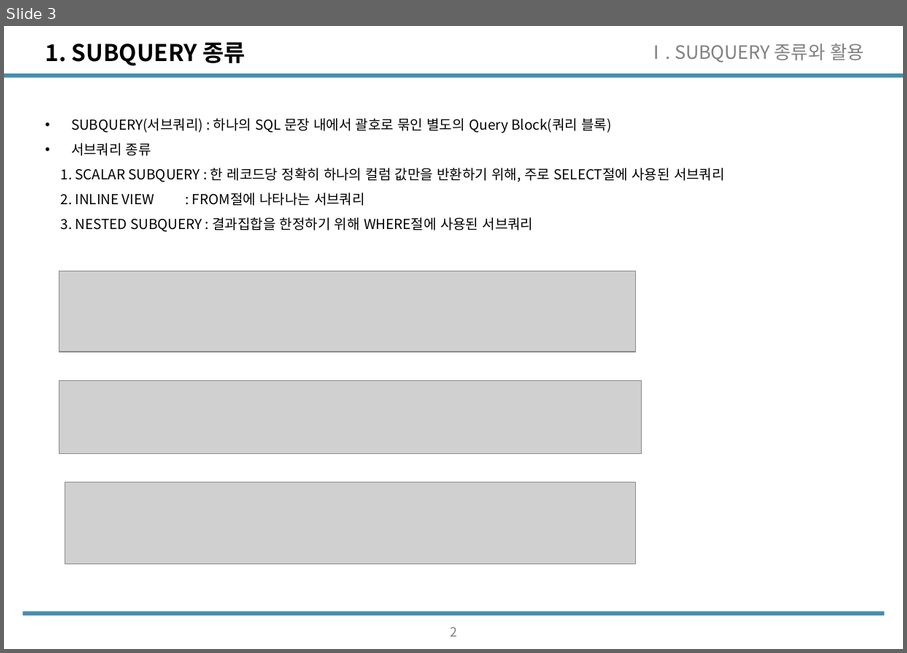
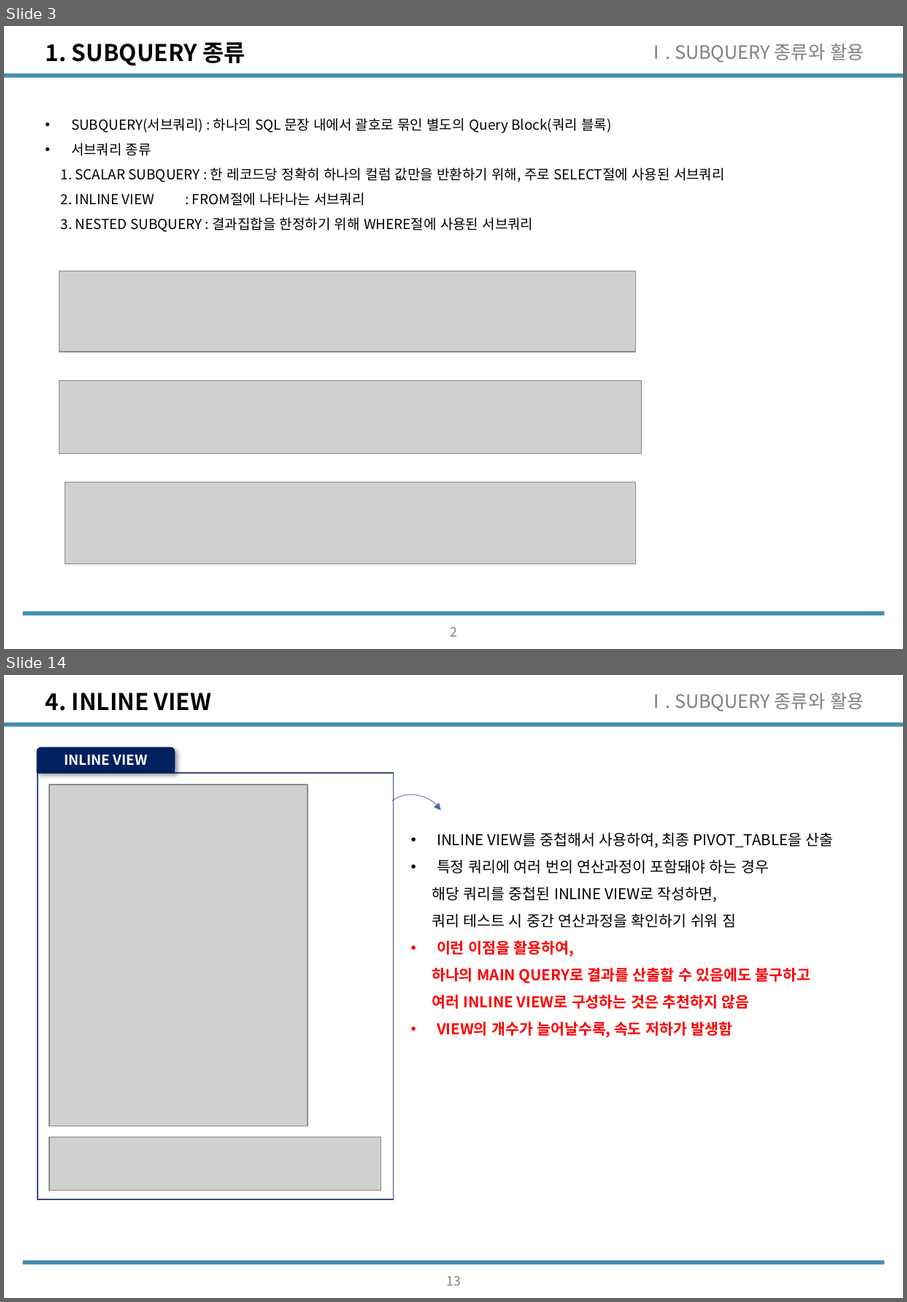
Before and after one commit to wooseok1152/SQL, a slide deck: SQL_seminar/SQL중상급활용_CH2.pptx. Shown one above the other, each under a label of ours: slide 3 before the commit, slides 3 and 14 after it; the slides between them are not shown. The pictures are 907x653 and 907x1302 pixels, drawn with LibreOffice and Linux fonts; fonts in the diff are those of the drawing; grey boxes stand for pictures. Boxes give left, top, right and bottom in pixels: in the first picture for what was removed or moved away, otherwise in the second. Text is boxed around its words. In the diff, an @@ line names an element or a change of style, - is before the commit and + after.

```diff
--- a/SQL_seminar/SQL중상급활용_CH2.pptx
+++ b/SQL_seminar/SQL중상급활용_CH2.pptx
@@ slide 14 added at (x1=4, y1=675, x2=903, y2=1298), background #FFFFFF; not listed: 2 template elements that a slide beside it also shows @@
@@ title added at (x1=46, y1=693, x2=211, y2=711), 20 pt, text #000000, bold @@
+4. INLINE VIEW
@@ text added at (x1=647, y1=693, x2=864, y2=711), 16 pt, text #808080 @@
+Ⅰ. SUBQUERY 종류와 활용
@@ arc (boxed as its full ellipse) added at (x1=364, y1=781, x2=462, y2=879), outline #4A66AC 0.5 pt @@
@@ text added at (x1=432, y1=833, x2=834, y2=1037), 13 pt, text #000000 @@
+• INLINE VIEW를 중첩해서 사용하여, 최종 PIVOT_TABLE을 산출
+• 특정 쿼리에 여러 번의 연산과정이 포함돼야 하는 경우
+해당 쿼리를 중첩된 INLINE VIEW로 작성하면,
+쿼리 테스트 시 중간 연산과정을 확인하기 쉬워 짐
+• 이런 이점을 활용하여,
+하나의 MAIN QUERY로 결과를 산출할 수 있음에도 불구하고
+여러 INLINE VIEW로 구성하는 것은 추천하지 않음
+• VIEW의 개수가 늘어날수록, 속도 저하가 발생함
@@ group added at (x1=38, y1=747, x2=394, y2=1199): 2 pictures, 1 rectangle, 1 freeform shape @@
+INLINE VIEW
@@ page number added at (x1=446, y1=1276, x2=460, y2=1285), 11.1 pt, text #808080 @@
+13
```
Also in this commit, not shown: 2 slides changed, 12 other slides added, 3 slides removed, 3 other files.
